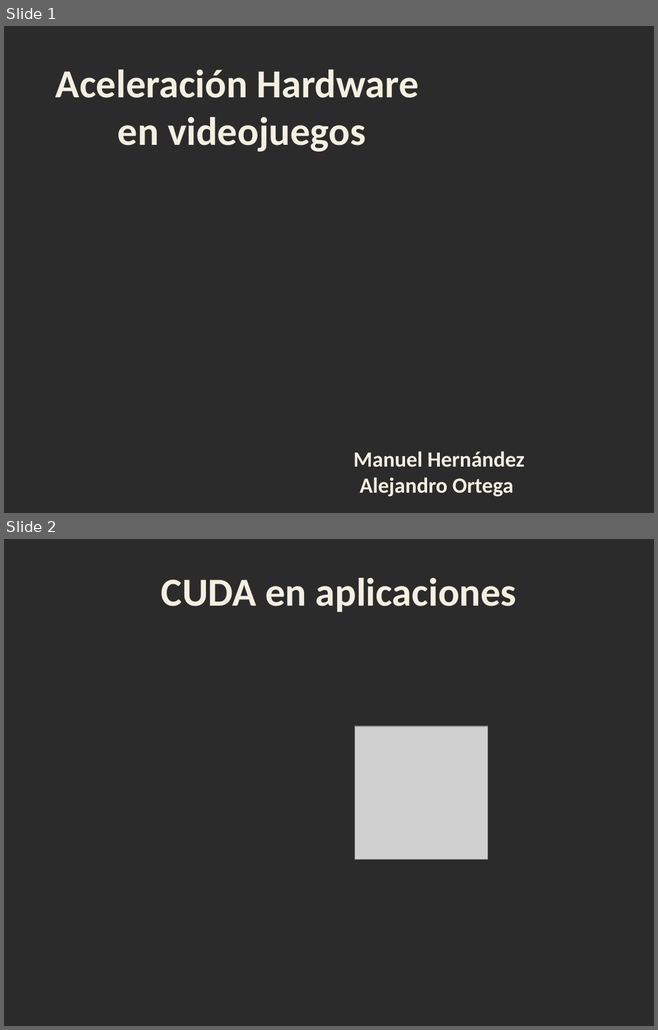
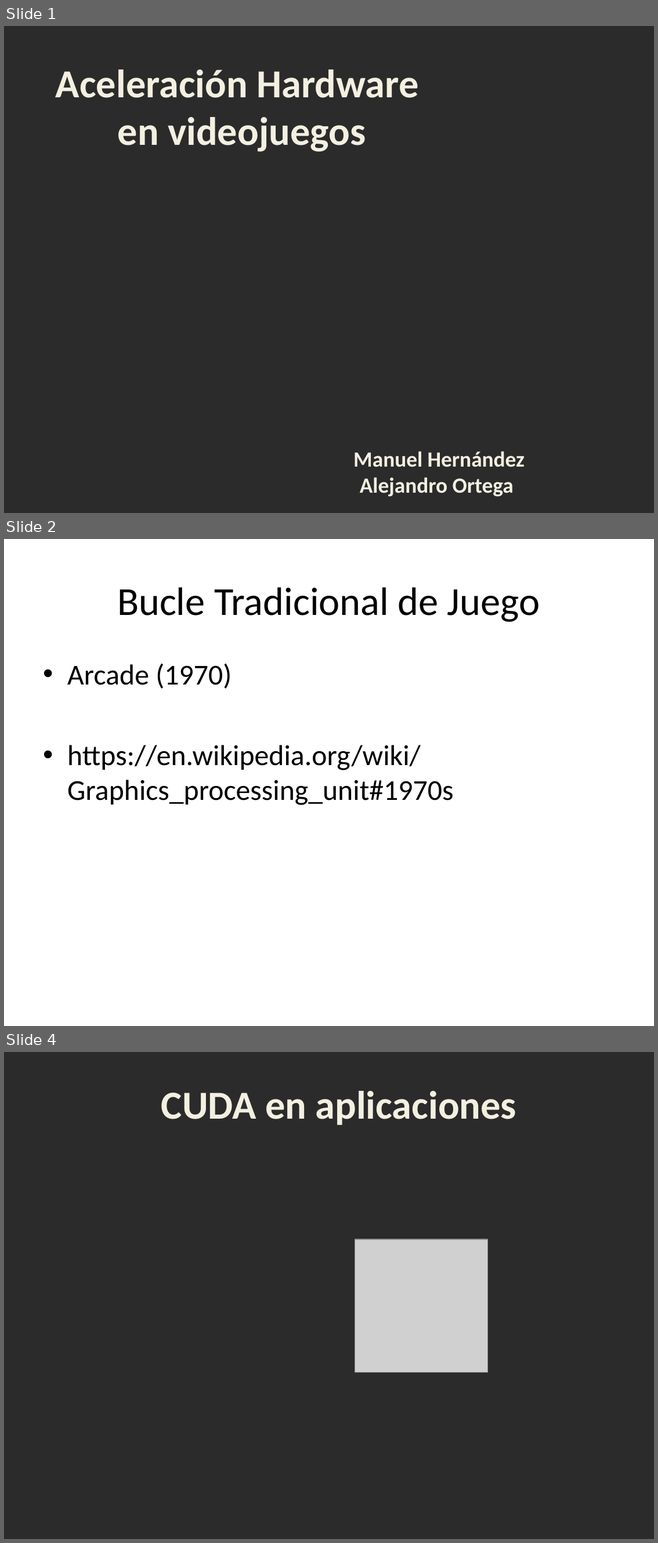
Before and after one commit to manherna/GPUS, a slide deck: Presen.pptx. Shown one above the other, each under a label of ours: slides 1 and 2 before the commit, slides 1, 2 and 4 after it; the slides between them are not shown. The pictures are 658x1030 and 658x1543 pixels, drawn with LibreOffice and Linux fonts; fonts in the diff are those of the drawing; grey boxes stand for pictures; background and template pictures are left out; a plain dark background stands for a picture behind light text. Boxes give left, top, right and bottom in pixels: in the first picture for what was removed or moved away, otherwise in the second. Text is boxed around its words. In the diff, an @@ line names an element or a change of style, - is before the commit and + after.

```diff
--- a/Presen.pptx
+++ b/Presen.pptx
@@ slide 2 added at (4,539,654,1026), background #FFFFFF @@
@@ title added at (117,587,540,622), 44 pt, text #000000 @@
+Bucle Tradicional de Juego
@@ text added at (67,663,453,805), 32 pt, text #000000 @@
+• Arcade (1970)
+• https://en.wikipedia.org/wiki/Graphics_processing_unit#1970s
@@ what was slide 2 is now slide 4 @@
```
Also in this commit, not shown: 1 other slide added.
